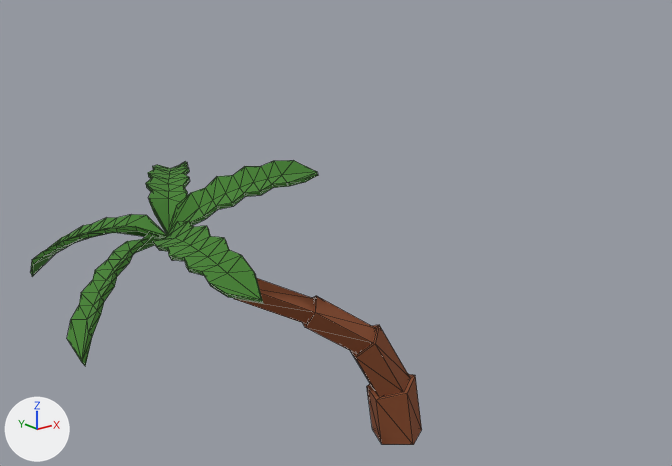
The glTF model 3d models/mesh/palm3.glb, before and after one commit.
The view is the same before and after, from a 50 mm camera at (-7.68, -0.68, 5.63) aimed at (-0.84, 7.87, 2.21). Lighting does not change. The marker at lower left points along +X, +Y and +Z. Mesh edges are drawn as thin lines. Vertices at the same position are counted once.

Script lines for the objects in view, before the commit:
```python
me_cylinder_014 = bpy.data.meshes.new('Cylinder.014')
me_cylinder_014.from_pydata(...)  # 320 vertices, 600 faces; spans x -2.56..2.32, y -5.96..0.4, z -0.07..4.96
me_cylinder_014.materials.append(mat_apollo_x100)  # picture img_apollo_100x
ob_пальма3 = bpy.data.objects.new('пальма3', me_cylinder_014)
ob_пальма3.location = (-0.82, 6.62, 0.0)
ob_пальма3.rotation_euler = (0.0, 0.0, -1.971)  # degrees (0, 0, -113)
ob_пальма3.scale = (0.686, 0.686, 0.686)
```
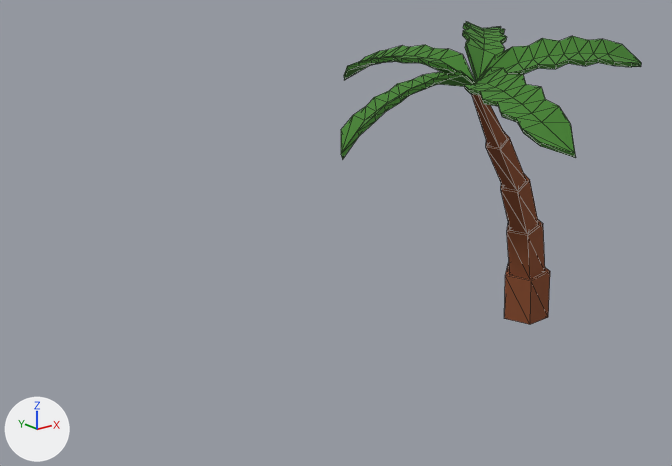
What differs and where, as boxes [x1, y1, x2, y2] in the pictures (672 x 466 px; the box of a moved part takes in the faces that stretch with it):
```json
{"object": "пальма3", "change": "reshaped, moved, turned, rescaled", "before": [30, 160, 422, 445], "after": [341, 22, 641, 324]}
{"part": 1, "of": "me_cylinder_014", "change": "moved or reshaped", "before": [146, 161, 190, 234], "after": [463, 67, 576, 158]}
{"part": 2, "of": "me_cylinder_014", "change": "moved or reshaped", "before": [153, 221, 263, 304], "after": [344, 45, 475, 82]}
{"part": 3, "of": "me_cylinder_014", "change": "moved or reshaped", "before": [67, 232, 164, 366], "after": [462, 22, 507, 81]}
{"part": 4, "of": "me_cylinder_014", "change": "moved or reshaped", "before": [30, 214, 166, 277], "after": [479, 36, 641, 78]}
{"part": 5, "of": "me_cylinder_014", "change": "moved or reshaped", "before": [166, 160, 318, 236], "after": [341, 71, 475, 159]}
{"part": 6, "of": "me_cylinder_014", "change": "moved or reshaped", "before": [234, 278, 422, 445], "after": [472, 94, 550, 324]}
```

Scene script edits in JSON lines:
```json
{"block": "me_cylinder_014", "where": "# used by ob_пальма3; location = (-0.82, 6.62, 0.0); rotation_euler = (0.0, 0.0, -1.971), in degrees (0, 0, -113); scale = (0.686, 0.686, 0.686)"}
{"op": "remove", "block": "me_cylinder_014", "code": "me_cylinder_014.from_pydata(...)  # 320 vertices, 600 faces; spans x -2.56..2.32, y -5.96..0.4, z -0.07..4.96"}
{"op": "add", "block": "me_cylinder_014", "code": "me_cylinder_014.from_pydata(...)  # 320 vertices, 600 faces; spans x -2.58..2.36, y -5.08..0.55, z -0.09..5.67"}
{"block": "me_cylinder_014", "change": "me_cylinder_014 part 1: the loose piece of 54 vertices spanning x -2.56..-0.04, y -4.07..-3.28, z 3.86..4.65 is multiplied about its middle by the matrix ((-0.951, -0.444, 0.0), (0.337, -0.721, -0.685), (0.29, -0.621, 0.795)), then moved by (2.53, 0.14, 0.38)"}
{"block": "me_cylinder_014", "change": "me_cylinder_014 part 2: the loose piece of 54 vertices spanning x -0.04..2.32, y -4.13..-2.86, z 3.61..4.36 is multiplied about its middle by the matrix ((-0.951, -0.444, 0.0), (0.337, -0.721, -0.685), (0.29, -0.621, 0.795)), then moved by (-2.33, 0.83, 1.03)"}
{"block": "me_cylinder_014", "change": "me_cylinder_014 part 3: the loose piece of 54 vertices spanning x -0.08..1.82, y -5.41..-3.86, z 2.79..4.12 is multiplied about its middle by the matrix ((-0.951, -0.444, 0.0), (0.337, -0.721, -0.685), (0.29, -0.621, 0.795)), then moved by (-1.28, 3.09, 1.78)"}
{"block": "me_cylinder_014", "change": "me_cylinder_014 part 4: the loose piece of 54 vertices spanning x -1.4..-0.05, y -5.96..-3.83, z 3.05..4.16 is multiplied about its middle by the matrix ((-0.951, -0.444, 0.0), (0.337, -0.721, -0.685), (0.29, -0.621, 0.795)), then moved by (1.95, 2.89, 1.44)"}
{"block": "me_cylinder_014", "change": "me_cylinder_014 part 5: the loose piece of 54 vertices spanning x -0.23..0.45, y -3.89..-1.45, z 3.85..4.96 is multiplied about its middle by the matrix ((-0.951, -0.444, 0.0), (0.337, -0.721, -0.685), (0.29, -0.621, 0.795)), then moved by (-0.68, -1.22, 0.14)"}
{"block": "me_cylinder_014", "change": "me_cylinder_014 part 6: 50 of 320 vertices moved; they spanned x -0.54..0.33, y -3.94..0.4, z -0.07..3.94 and now span x -0.4..0.48, y -2.82..0.55, z -0.09..4.87; mean shift (0.17, 0.58, 0.36); largest move (-0.13, -3.94, 3.83) -> (0.07, -2.82, 4.76)"}
{"op": "set", "path": "ob_пальма3.location", "old": "(-0.82, 6.62, 0.0)", "new": "(3.25, 8.26, 0.0)"}
{"op": "set", "path": "ob_пальма3.rotation_euler", "old": "(0.0, 0.0, -1.971)", "new": "(0.0, 0.0, -1.279)", "note": "degrees (0, 0, -113) -> degrees (0, 0, -73)"}
{"op": "set", "path": "ob_пальма3.scale", "old": "(0.686, 0.686, 0.686)", "new": "(0.803, 0.803, 0.803)"}
```
